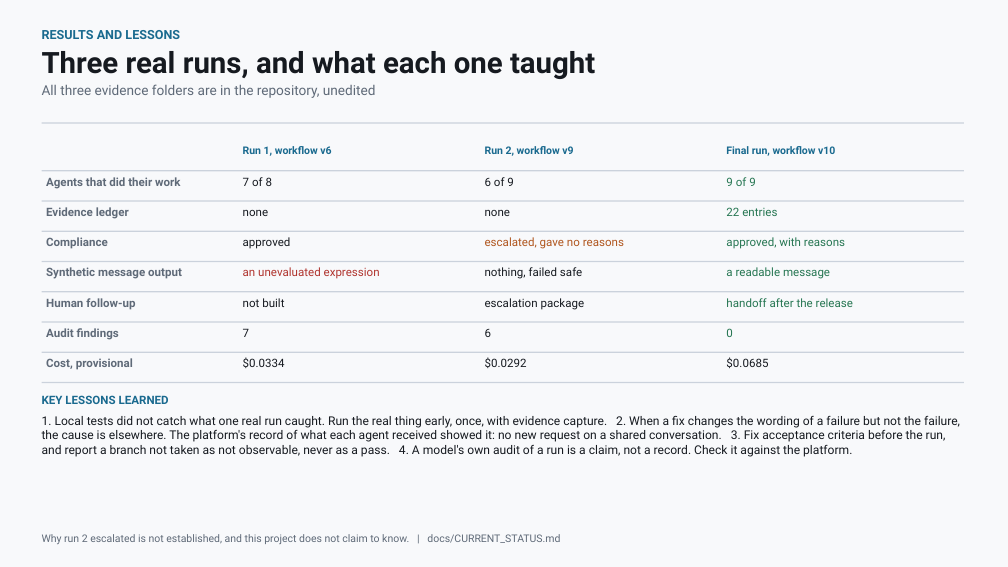
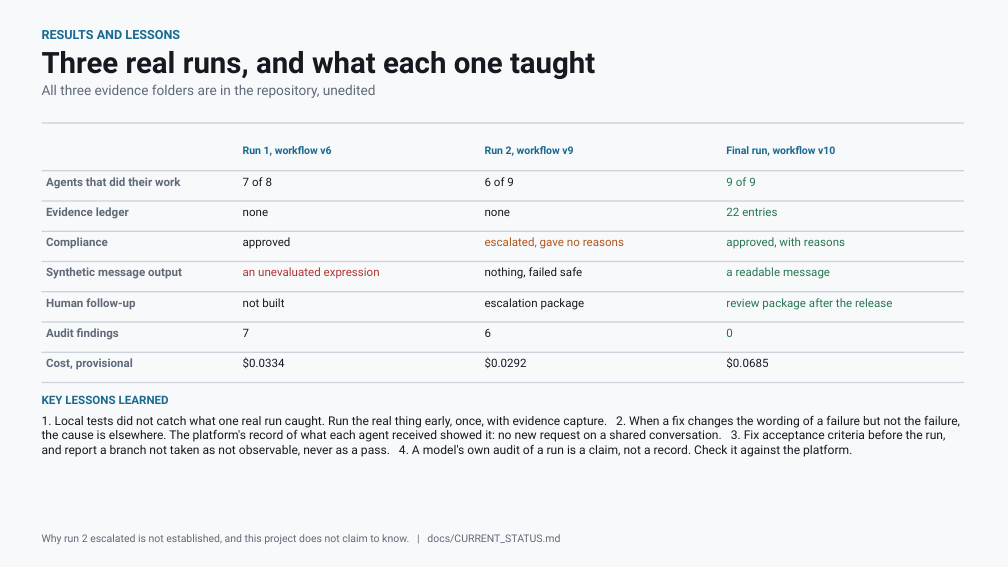
Before and after one commit to satyamamarpandey/GridResolve-AI-MS-Agentathon, a slide deck: slide 7 of submission/final/GridResolve_AI_Submission_Deck.pptx. Drawn at 1008x567 pixels with LibreOffice and Linux fonts; fonts in the diff are those of the drawing. Boxes give left, top, right and bottom in pixels: in the first picture for what was removed or moved away, otherwise in the second. Text is boxed around its words. In the diff, an @@ line names an element or a change of style, - is before the commit and + after.

```diff
--- a/submission/final/GridResolve_AI_Submission_Deck.pptx
+++ b/submission/final/GridResolve_AI_Submission_Deck.pptx
@@ text at [726, 298, 892, 310]: text changed @@
-handoff after the release
+review package after the release
```
Also in this commit, not shown: 4 other files.
